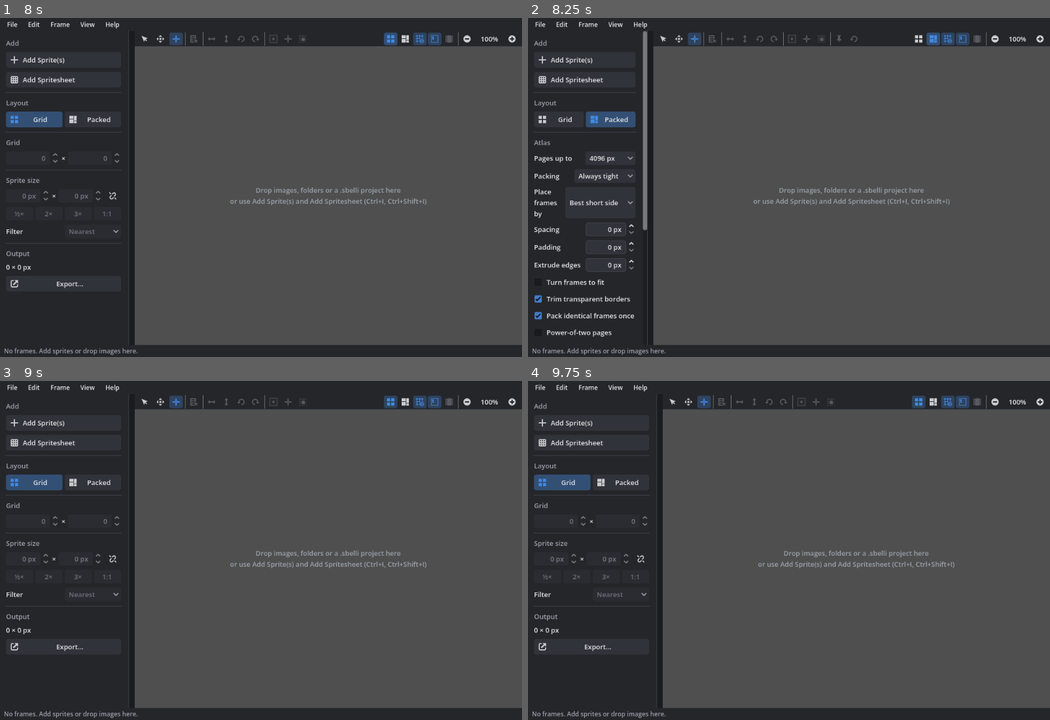
Above: before the commit, frames 1-4 (two rows, left to right).
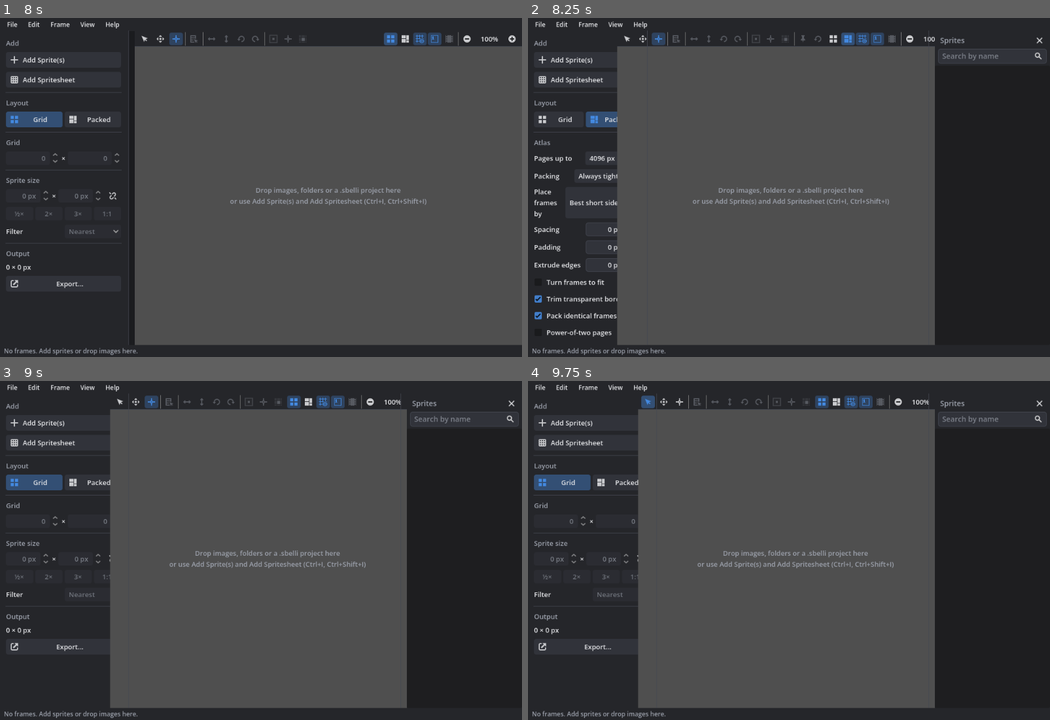
Above: after the commit, the same moments.

Repository: caleb-tognoli/spritesheetbelli
Game: Godot game, scene res://ui/main/main.tscn
Same seed, same stepped clock (60 frames per second), same inputs: the game is played once before the commit and once after it.
Inputs (mouse positions are in pixels of both pictures, inside the frame that each line leads up to):
- Up to frame 1 (8 s): click "Add Sprite(s)" at 0.5 s; click "Add Spritesheet" at 1.25 s; click "Grid" at 2 s; click "Packed" at 2.75 s; click "Export…" at 3.5 s; click (114, 194) at 4.25 s; click (146, 38) at 5.02 s; click (161, 38) at 5.77 s; click (177, 38) at 6.52 s; click (391, 38) at 7.27 s
- Up to frame 2 (8.25 s): click (935, 38) at 8.02 s
- Up to frame 3 (9 s): click "Grid" at 8.75 s
- Up to frame 4 (9.75 s): click (648, 401) at 9.52 s

Frame 1 is identical in both runs. In frame 2, 27% of the frame differs, in the area x 17-100%, y 3-97%; in frame 3, 25%; in frame 4, 25%.

Commit message:
A list of sprites next to the history
View > Sprites shows every frame with a thumbnail, its name and size,
under its row's name when rows are named. Selecting frames in the list
selects them in the preview and the other way round. Double-click or F2
renames a frame, the search field finds frames by name, and in the
packed layout each frame has a pin button. The list opens when a sheet
is packed, since there are no cells to find frames by.

Diff:
--- a/scripts/autoloaded/settings.gd
+++ b/scripts/autoloaded/settings.gd
@@ -38,6 +38,7 @@
 	&"sidebar_width": 0,
 	&"show_history": false,
 	&"history_width": 0,
+	&"show_sprites": false,
 	&"onion_skin": false,
 }
 ## Settings that are remembered rather than chosen, left alone by Reset
@@ -47,6 +48,7 @@
 	&"sidebar_width",
 	&"show_history",
 	&"history_width",
+	&"show_sprites",
 	&"onion_skin",
 ]
 const MAX_RECENT_FILES := 10
--- /dev/null
+++ b/tests/unit/test_sprites_panel.gd
@@ -0,0 +1,104 @@
+extends "res://tests/test_case.gd"
+
+var main: Control
+var sheet: Spritesheet
+var panel: SpritesPanel
+
+
+func before_each() -> void:
+	Global.document.reset()
+	main = load("res://ui/main/main.tscn").instantiate()
+	add_child(main)
+	await get_tree().process_frame
+	sheet = Global.spritesheet
+	panel = main.layout_controller.sprites_panel
+	var images: Array[Image] = []
+	for entry: Array in [["star", Color.YELLOW], ["bean", Color.TAN], ["", Color.RED]]:
+		var img := make_image(entry[1], Vector2i(12, 8))
+		img.resource_name = entry[0]
+		images.append(img)
+	Global.document.perform("Add", sheet.add_frames.bind(images))
+	Settings.set_value(&"show_sprites", true)
+	await get_tree().process_frame
+
+
+func after_each() -> void:
+	Settings.set_value(&"show_sprites", false)
+	main.queue_free()
+	Global.document.reset()
+
+
+## The frames listed, as their labels
+func labels() -> Array[String]:
+	var result: Array[String] = []
+	var item := panel.tree.get_root().get_next_in_tree()
+	while item:
+		if item.get_metadata(0) is Vector2i:
+			result.append(item.get_text(0))
+		item = item.get_next_in_tree()
+	return result
+
+
+func item_of(coord: Vector2i) -> TreeItem:
+	var item := panel.tree.get_root().get_next_in_tree()
+	while item:
+		if item.get_metadata(0) == coord:
+			return item
+		item = item.get_next_in_tree()
+	return null
+
+
+func test_frames_are_listed() -> void:
+	assert_true(panel.is_visible_in_tree())
+	assert_eq(labels(), ["star", "bean", "Frame 2"] as Array[String])
+	assert_eq(item_of(Vector2i(0, 0)).get_text(1), "12×8")
+	Actions.run(&"toggle_sprites")
+	assert_false(panel.visible, "hidden")
+	assert_false(main.layout_controller.side_split.visible, "with the history hidden too")
+
+
+func test_rows_with_names_are_headers() -> void:
+	sheet.set_row_name(0, "items")
+	var header := panel.tree.get_root().get_first_child()
+	assert_eq(header.get_text(0), "items")
+	assert_eq(header.get_child_count(), 3)
+
+
+func test_selection_goes_both_ways() -> void:
+	main.preview.set_selected_coords([Vector2i(1, 0)] as Array[Vector2i])
+	assert_eq(panel.get_selected_coords(), [Vector2i(1, 0)] as Array[Vector2i])
+	item_of(Vector2i(2, 0)).select(0)
+	panel.tree.multi_selected.emit(item_of(Vector2i(2, 0)), 0, true)
+	assert_eq(
+		main.preview.get_selected_coords(),
+		[Vector2i(1, 0), Vector2i(2, 0)] as Array[Vector2i],
+		"the preview follows"
+	)
+
+
+func test_search() -> void:
+	panel.search.text = "EA"
+	panel.search.text_changed.emit("EA")
+	assert_eq(labels(), ["bean"] as Array[String])
+
+
+func test_renaming() -> void:
+	var item := item_of(Vector2i(0, 0))
+	# As if the name was typed in the list
+	item.set_text(0, " big star ")
+	panel._rename(item)
+	assert_eq(sheet.frames[Vector2i(0, 0)].resource_name, "big star")
+	assert_true("big star" in labels(), "listed with the new name")
+	Global.document.undo()
+	assert_eq(sheet.frames[Vector2i(0, 0)].resource_name, "star")
+
+
+func test_pins_in_the_packed_layout() -> void:
+	assert_eq(item_of(Vector2i(0, 0)).get_button_count(1), 0, "no pins in the grid")
+	Actions.run(&"layout_packed")
+	var item := item_of(Vector2i(0, 0))
+	assert_eq(item.get_button_count(1), 1)
+	panel.tree.button_clicked.emit(item, 1, SpritesPanel.PIN_BUTTON, MOUSE_BUTTON_LEFT)
+	assert_true(sheet.placements[Vector2i(0, 0)].pinned)
+	Global.document.undo()
+	assert_false(sheet.placements[Vector2i(0, 0)].pinned)
--- a/ui/main/layout_controller.gd
+++ b/ui/main/layout_controller.gd
@@ -1,8 +1,9 @@
 class_name LayoutController
 extends Node
 ## The packed layout in the main window: the layout switch and the atlas settings in the
-## sidebar, which replace the grid settings when packed, and the actions for packing,
-## pinning and pivots. Grid actions are left out of menus in the packed layout.
+## sidebar, which replace the grid settings when packed, the list of sprites next to the
+## history, and the actions for packing, pinning and pivots. Grid actions are left out of
+## menus in the packed layout.
 
 ## Pivots the pivot presets put frames at, from 0 to 1 across each frame, with the icon
 ## of the action to borrow
@@ -28,6 +29,9 @@
 
 var main: Control
 var atlas_panel := AtlasPanel.new()
+var sprites_panel := SpritesPanel.new()
+## The sprites above the history, next to the preview
+var side_split := VSplitContainer.new()
 ## Switches between the grid and the packed layout, above the grid or atlas settings
 var layout_grid_btn := Button.new()
 var layout_packed_btn := Button.new()
@@ -39,6 +43,35 @@
 func setup(main_ui: Control) -> void:
 	main = main_ui
 	_build_sidebar()
+	_build_side_panels()
+
+
+## Puts the sprites panel above the history panel
+func _build_side_panels() -> void:
+	var history: Control = main.history_panel
+	var preview_split: Node = history.get_parent()
+	preview_split.add_child(side_split)
+	preview_split.move_child(side_split, history.get_index())
+	history.reparent(side_split)
+	sprites_panel.preview = main.preview
+	sprites_panel.size_flags_vertical = Control.SIZE_EXPAND_FILL
+	history.size_flags_vertical = Control.SIZE_EXPAND_FILL
+	side_split.add_child(sprites_panel)
+	side_split.move_child(sprites_panel, 0)
+	sprites_panel.visible = Settings.get_value(&"show_sprites")
+	history.visibility_changed.connect(_update_side_split)
+	sprites_panel.visibility_changed.connect(_update_side_split)
+	Settings.changed.connect(
+		func(key: StringName) -> void:
+			if key == &"show_sprites":
+				sprites_panel.visible = Settings.get_value(key)
+				Actions.refresh()
+	)
+	_update_side_split()
+
+
+func _update_side_split() -> void:
+	side_split.visible = sprites_panel.visible or main.history_panel.visible
 
 
 ## The layout switch and the atlas settings in the sidebar, which replace the grid
@@ -121,8 +154,18 @@
 	var pack := func() -> void:
 		Global.document.perform("Pack frames", sheet.set_layout.bind(Spritesheet.Layout.PACKED))
 		main.preview.fit_to_view()
+		# Without cells, the list is the way to find frames
+		Settings.set_value(&"show_sprites", true)
 	Actions.add(
 		&"layout_packed", "Packed Layout", pack, Callable(), main.ICONS[&"layout_packed"], packed
+	)
+	Actions.add(
+		&"toggle_sprites",
+		"Sprites",
+		func() -> void: Settings.set_value(&"show_sprites", not sprites_panel.visible),
+		Callable(),
+		null,
+		func() -> bool: return sprites_panel.visible
 	)
 	Actions.add(
 		&"tool_pivot",
--- a/ui/main/menu_bar.gd
+++ b/ui/main/menu_bar.gd
@@ -114,6 +114,7 @@
 		&"toggle_indices",
 		&"toggle_animation",
 		&"edit_animations",
+		&"toggle_sprites",
 		&"toggle_history",
 		&"toggle_status_bar"
 	],
--- /dev/null
+++ b/ui/main/sprites_panel.gd
@@ -0,0 +1,234 @@
+class_name SpritesPanel
+extends PanelContainer
+## Lists every frame with a thumbnail, its name and size, under its row's name when rows
+## are named. Selecting frames here selects them in the preview and the other way round.
+## Frames are renamed by double-clicking or F2, found by typing in the search field, and
+## pinned with the button on each frame in the packed layout.
+
+const THUMBNAIL_SIZE := 32
+const PIN_ICON := preload("res://assets/icons/Pin.svg")
+const PIN_BUTTON := 0
+
+## Where the frames are selected, and shown
+var preview: SpritesheetPreview
+var search := LineEdit.new()
+var tree := Tree.new()
+var close_button := Button.new()
+
+var _thumbnails: Dictionary[Image, Texture2D] = {}
+## Whether the selection is being copied between the list and the preview, so it isn't
+## copied back
+var _syncing := false
+
+
+func _init() -> void:
+	theme_type_variation = &"SidebarPanel"
+	custom_minimum_size = Vector2(220, 0)
+	var box := VBoxContainer.new()
+	add_child(box)
+
+	var header := HBoxContainer.new()
+	var margin := MarginContainer.new()
+	margin.add_theme_constant_override("margin_left", 10)
+	margin.add_theme_constant_override("margin_top", 6)
+	margin.add_theme_constant_override("margin_right", 4)
+	margin.add_child(header)
+	box.add_child(margin)
+	var title := Label.new()
+	title.text = "Sprites"
+	title.theme_type_variation = &"HeaderSmall"
+	title.size_flags_horizontal = Control.SIZE_EXPAND_FILL
+	header.add_child(title)
+	close_button.flat = true
+	close_button.icon = preload("res://assets/icons/Close.svg")
+	close_button.tooltip_text = "Hide the sprites"
+	header.add_child(close_button)
+
+	search.placeholder_text = "Search by name"
+	search.clear_button_enabled = true
+	search.right_icon = preload("res://assets/icons/Search.svg")
+	var search_margin := MarginContainer.new()
+	for side: String in ["left", "right"]:
+		search_margin.add_theme_constant_override("margin_" + side, 6)
+	search_margin.add_child(search)
+	box.add_child(search_margin)
+
+	tree.hide_root = true
+	tree.select_mode = Tree.SELECT_MULTI
+	tree.size_flags_vertical = Control.SIZE_EXPAND_FILL
+	tree.add_theme_font_size_override("font_size", 13)
+	tree.columns = 2
+	tree.set_column_expand(1, false)
+	tree.set_column_custom_minimum_width(1, 64)
+	tree.tooltip_text = "Double-click a name to rename the frame"
+	box.add_child(tree)
+
+
+func _ready() -> void:
+	close_button.pressed.connect(func() -> void: Settings.set_value(&"show_sprites", false))
+	search.text_changed.connect(refresh.unbind(1))
+	tree.multi_selected.connect(_on_tree_selected.unbind(3))
+	tree.item_activated.connect(_edit_selected)
+	tree.item_edited.connect(_on_item_edited)
+	tree.button_clicked.connect(_on_button_clicked)
+	tree.gui_input.connect(_on_tree_input)
+	Global.spritesheet.updated.connect(refresh)
+	visibility_changed.connect(refresh)
+	if preview:
+		preview.selection_changed.connect(_show_selection)
+	refresh()
+
+
+## Lists the frames again
+func refresh() -> void:
+	if not visible or not is_inside_tree():
+		return
+	var sheet := Global.spritesheet
+	tree.clear()
+	var root := tree.create_item()
+	var filter := search.text.strip_edges().to_lower()
+	var rows := {}  # Row headers by row
+	var alive := {}
+	var packed := sheet.layout == Spritesheet.Layout.PACKED
+	for coord in sheet.get_sorted_coords():
+		var img := sheet.frames[coord]
+		alive[img] = true
+		var label := frame_label(sheet, coord)
+		if filter and filter not in label.to_lower():
+			continue
+		var parent := root
+		if sheet.row_names.has(coord.y):
+			if not rows.has(coord.y):
+				var header := tree.create_item(root)
+				header.set_text(0, sheet.row_names[coord.y])
+				header.set_selectable(0, false)
+				header.set_selectable(1, false)
+				header.set_custom_color(0, get_theme_color("font_color", &"StatusLabel"))
+				rows[coord.y] = header
+			parent = rows[coord.y]
+		var item := tree.create_item(parent)
+		item.set_text(0, label)
+		item.set_icon(0, _thumbnail(img))
+		item.set_icon_max_width(0, THUMBNAIL_SIZE)
+		var size := img.get_size()
+		item.set_text(1, "%d×%d" % [size.x, size.y])
+		item.set_text_alignment(1, HORIZONTAL_ALIGNMENT_RIGHT)
+		item.set_metadata(0, coord)
+		item.set_tooltip_text(0, PreviewArea.describe_cell(sheet, coord))
+		if packed and sheet.placements.has(coord):
+			var pinned: bool = sheet.placements[coord].get("pinned", false)
+			item.add_button(1, PIN_ICON, PIN_BUTTON, false, tr("Unpin") if pinned else tr("Pin"))
+			item.set_button_color(1, 0, Color.WHITE if pinned else Color(1, 1, 1, 0.25))
+	for img: Image in _thumbnails.keys():
+		if not alive.has(img):
+			_thumbnails.erase(img)
+	_show_selection()
+
+
+## The frame's name, or its number when it has none
+static func frame_label(sheet: Spritesheet, coord: Vector2i) -> String:
+	var frame_name := sheet.frames[coord].resource_name
+	if frame_name:
+		return frame_name.get_basename()
+	var index: int = sheet.index_of(coord) + Settings.get_value(&"index_start")
+	return TranslationServer.translate("Frame %d") % index
+
+
+## The frames selected in the list
+func get_selected_coords() -> Array[Vector2i]:
+	var coords: Array[Vector2i] = []
+	var item := tree.get_next_selected(null)
+	while item:
+		if item.get_metadata(0) is Vector2i:
+			coords.append(item.get_metadata(0))
+		item = tree.get_next_selected(item)
+	return coords
+
+
+func _thumbnail(img: Image) -> Texture2D:
+	if not _thumbnails.has(img):
+		var small := img
+		var longest := maxi(img.get_width(), img.get_height())
+		if longest > THUMBNAIL_SIZE:
+			small = img.duplicate()
+			var size := (Vector2(img.get_size()) * THUMBNAIL_SIZE / longest).round()
+			small.resize(maxi(1, int(size.x)), maxi(1, int(size.y)), Image.INTERPOLATE_BILINEAR)
+		_thumbnails[img] = ImageTexture.create_from_image(small)
+	return _thumbnails[img]
+
+
+## Selects in the list what's selected in the preview
+func _show_selection() -> void:
+	if _syncing or not preview or not visible:
+		return
+	_syncing = true
+	var selected := {}
+	for coord in preview.get_selected_coords():
+		selected[coord] = true
+	var item := tree.get_root().get_next_in_tree() if tree.get_root() else null
+	var first_selected: TreeItem = null
+	while item:
+		var coord: Variant = item.get_metadata(0)
+		if coord is Vector2i:
+			if selected.has(coord):
+				item.select(0)
+				if not first_selected:
+					first_selected = item
+			else:
+				item.deselect(0)
+		item = item.get_next_in_tree()
+	if first_selected:
+		tree.scroll_to_item(first_selected)
+	_syncing = false
+
+
+func _on_tree_selected() -> void:
+	if _syncing or not preview:
+		return
+	_syncing = true
+	preview.set_selected_coords(get_selected_coords())
+	_syncing = false
+
+
+func _edit_selected() -> void:
+	var item := tree.get_selected()
+	if item and item.get_metadata(0) is Vector2i:
+		item.set_editable(0, true)
+		item.set_text(0, Global.spritesheet.frames[item.get_metadata(0)].resource_name)
+		tree.edit_selected(true)
+
+
+func _on_item_edited() -> void:
+	_rename(tree.get_edited())
+
+
+## Renames the frame of [param item] to what's typed in it
+func _rename(item: TreeItem) -> void:
+	if not item or not item.get_metadata(0) is Vector2i:
+		return
+	item.set_editable(0, false)
+	var coord: Vector2i = item.get_metadata(0)
+	var sheet := Global.spritesheet
+	var new_name := item.get_text(0).strip_edges()
+	if new_name != sheet.frames[coord].resource_name:
+		Global.document.perform("Rename frame", sheet.rename_frame.bind(coord, new_name))
+	else:
+		refresh()
+
+
+func _on_button_clicked(item: TreeItem, _column: int, id: int, _button: int) -> void:
+	var coord: Variant = item.get_metadata(0)
+	if id != PIN_BUTTON or not coord is Vector2i:
+		return
+	var sheet := Global.spritesheet
+	var pin: bool = not sheet.placements[coord].get("pinned", false)
+	var changes := PackedLayout.pinned(sheet, [coord] as Array[Vector2i], pin)
+	Global.document.perform(
+		"Pin frame" if pin else "Unpin frame", sheet.set_placements.bind(changes)
+	)
+
+
+func _on_tree_input(event: InputEvent) -> void:
+	if event is InputEventKey and event.pressed and event.keycode == KEY_F2:
+		_edit_selected()
+		tree.accept_event()
Not shown, added: tests/unit/test_sprites_panel.gd.uid
Not shown, added: ui/main/sprites_panel.gd.uid
